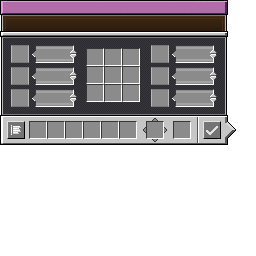
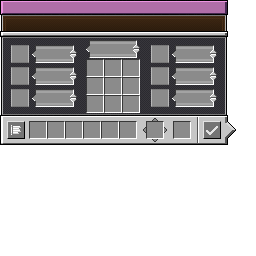
Before/after of a 256px x 256px layered artwork. What changed in the layer stack:
painted on "vendor.png" over [86,40,140,113]
